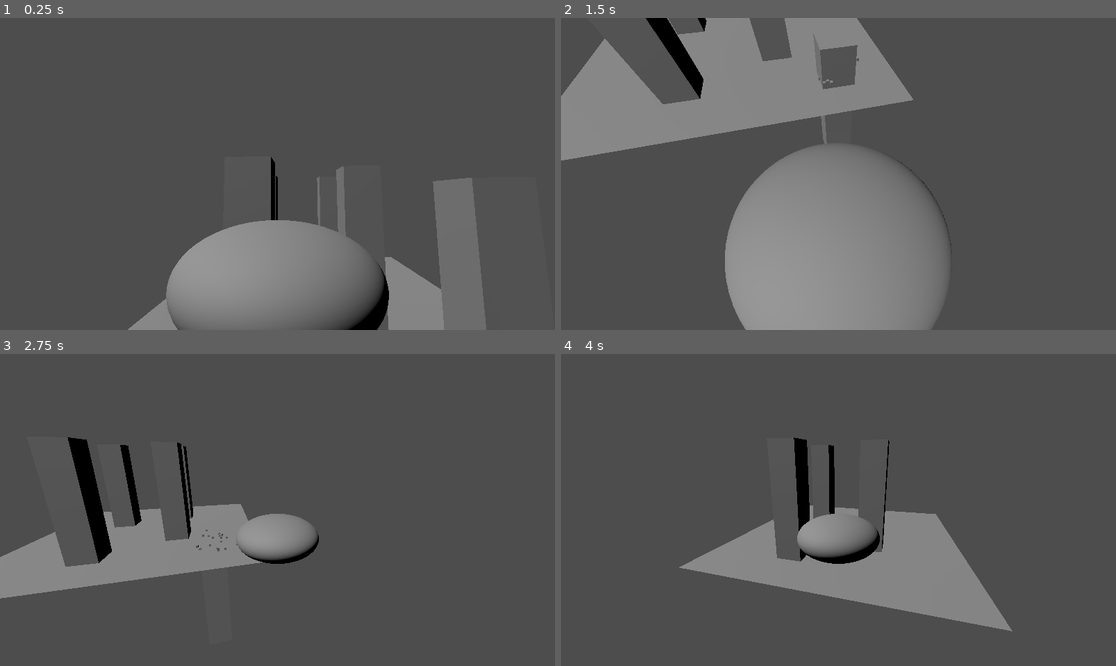
Above: before the commit, frames 1-4 (two rows, left to right).
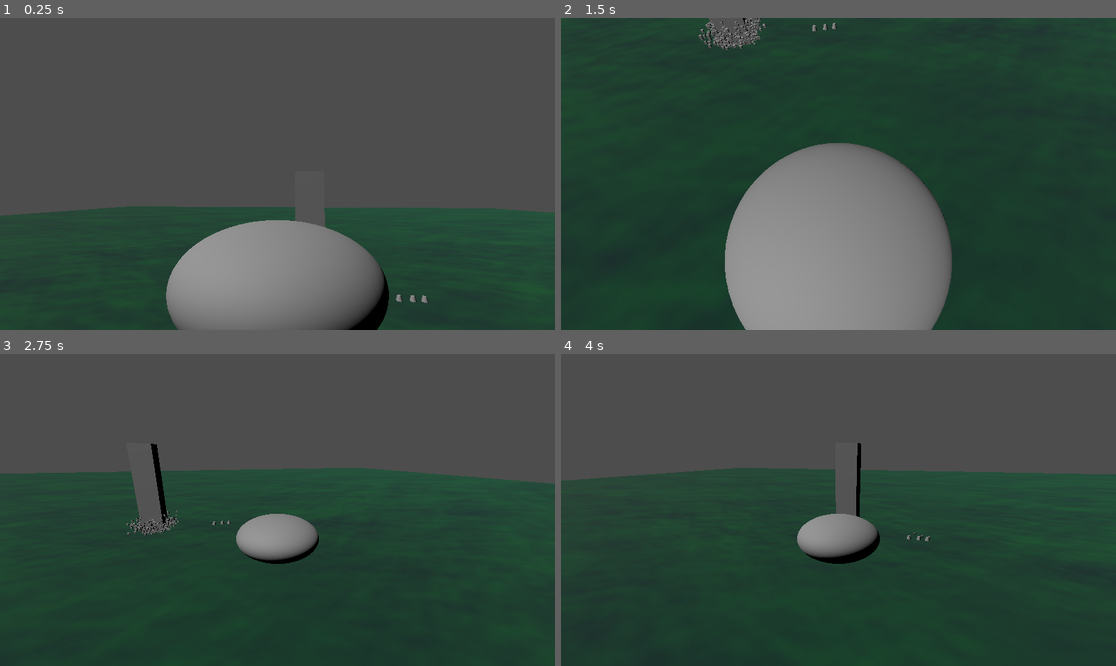
Above: after the commit, the same moments.

Repository: BSU-destroy-the-world/destroy_the_world
Game: Godot game, scene res://world_1/world_1.tscn
The game is run twice, just before and just after one commit, with the same random seed, the same clock (stepped at 60 frames per second) and the same inputs.
Inputs (mouse positions are in pixels of both pictures, inside the frame that each line leads up to):
- Up to frame 1 (0.25 s): no input
- Up to frame 2 (1.5 s): move the mouse to (960, 158) at 0.52 s; hold D (move_right) 0.53-1.28 s; click (960, 158) at 0.6 s; move the mouse to (727, 189) at 1.27 s; hold S (move_backward) from 1.28 s (still down); tap X (dodge) at 1.35 s
- Up to frame 3 (2.75 s): click (166, 525) at 1.55 s; move the mouse to (333, 441) at 2.02 s; release S (move_backward) at 2.03 s; hold D (move_right) from 2.03 s (still down); tap Down (look_down) at 2.1 s; click (333, 441) at 2.3 s
- Up to frame 4 (4 s): move the mouse to (810, 572) at 2.77 s; release D (move_right) at 2.78 s; hold W (move_forward) 2.78-3.53 s; tap Left (look_left) at 2.85 s; click (810, 572) at 3.05 s; move the mouse to (1005, 556) at 3.52 s; hold A (move_left) from 3.53 s (still down); tap Right (look_right) at 3.6 s; click (1005, 556) at 3.8 s

The runs differ from the first frame. In frame 1, 28% of the frame differs, in the area x 0-100%, y 44-100%; in frame 2, 79%, in the area x 0-100%, y 0-100%; in frame 3, 60%; in frame 4, 60%.

Commit message:
Add basic turrets
Signed-off-by: SquarePear <16364318+SquarePear@users.noreply.github.com>

Diff:
--- /dev/null
+++ b/project/turret/turret.gd
@@ -0,0 +1,18 @@
+extends StaticBody3D
+
+@export var target: Node3D
+
+@onready var barrel = $Barrel
+@onready var animation_player = $AnimationPlayer
+
+
+func _process(_delta):
+	barrel.look_at(target.global_transform.origin, Vector3.UP)
+
+
+func shoot():
+	print("shoot")
+
+
+func _on_shoot_timer_timeout():
+	animation_player.play("shoot")
--- /dev/null
+++ b/project/turret/turret.tscn
@@ -0,0 +1,149 @@
+[gd_scene load_steps=10 format=3 uid="uid://mkgrx18bhr46"]
+
+[ext_resource type="Script" path="res://turret/turret.gd" id="1_a1ec7"]
+
+[sub_resource type="CylinderMesh" id="CylinderMesh_a2rv0"]
+top_radius = 0.3
+height = 0.8
+
+[sub_resource type="BoxShape3D" id="BoxShape3D_0mvxq"]
+
+[sub_resource type="CylinderMesh" id="CylinderMesh_acutx"]
+top_radius = 0.1
+bottom_radius = 0.1
+height = 1.0
+
+[sub_resource type="StandardMaterial3D" id="StandardMaterial3D_homgf"]
+albedo_color = Color(0.372549, 0.372549, 0.372549, 1)
+
+[sub_resource type="SphereMesh" id="SphereMesh_18s8t"]
+material = SubResource("StandardMaterial3D_homgf")
+radius = 0.25
+height = 0.5
+
+[sub_resource type="Animation" id="Animation_jgjt7"]
+length = 0.001
+tracks/0/type = "value"
+tracks/0/imported = false
+tracks/0/enabled = true
+tracks/0/path = NodePath("Barrel/Slide:position")
+tracks/0/interp = 1
+tracks/0/loop_wrap = true
+tracks/0/keys = {
+"times": PackedFloat32Array(0),
+"transitions": PackedFloat32Array(1),
+"update": 0,
+"values": [Vector3(0, 0, 0)]
+}
+tracks/1/type = "value"
+tracks/1/imported = false
+tracks/1/enabled = true
+tracks/1/path = NodePath("Barrel/Slide/ProjectileSpawn/CPUParticles3D:emitting")
+tracks/1/interp = 1
+tracks/1/loop_wrap = true
+tracks/1/keys = {
+"times": PackedFloat32Array(0),
+"transitions": PackedFloat32Array(1),
+"update": 1,
+"values": [false]
+}
+
+[sub_resource type="Animation" id="Animation_fvk2e"]
+resource_name = "shoot"
+length = 1.5
+step = 0.05
+tracks/0/type = "method"
+tracks/0/imported = false
+tracks/0/enabled = true
+tracks/0/path = NodePath(".")
+tracks/0/interp = 1
+tracks/0/loop_wrap = true
+tracks/0/keys = {
+"times": PackedFloat32Array(0),
+"transitions": PackedFloat32Array(1),
+"values": [{
+"args": [],
+"method": &"shoot"
+}]
+}
+tracks/1/type = "value"
+tracks/1/imported = false
+tracks/1/enabled = true
+tracks/1/path = NodePath("Barrel/Slide:position")
+tracks/1/interp = 1
+tracks/1/loop_wrap = true
+tracks/1/keys = {
+"times": PackedFloat32Array(0, 0.05, 1),
+"transitions": PackedFloat32Array(1, 1, 1),
+"update": 0,
+"values": [Vector3(0, 0, 0), Vector3(0, 0, 0.3), Vector3(0, 0, 0)]
+}
+tracks/2/type = "value"
+tracks/2/imported = false
+tracks/2/enabled = true
+tracks/2/path = NodePath("Barrel/Slide/ProjectileSpawn/CPUParticles3D:emitting")
+tracks/2/interp = 1
+tracks/2/loop_wrap = true
+tracks/2/keys = {
+"times": PackedFloat32Array(0),
+"transitions": PackedFloat32Array(1),
+"update": 1,
+"values": [true]
+}
+
+[sub_resource type="AnimationLibrary" id="AnimationLibrary_afbgf"]
+_data = {
+"RESET": SubResource("Animation_jgjt7"),
+"shoot": SubResource("Animation_fvk2e")
+}
+
+[node name="Turret" type="StaticBody3D"]
+script = ExtResource("1_a1ec7")
+
+[node name="MeshInstance3D" type="MeshInstance3D" parent="."]
+transform = Transform3D(1, 0, 0, 0, 1, 0, 0, 0, 1, 0, 0.4, 0)
+mesh = SubResource("CylinderMesh_a2rv0")
+
+[node name="CollisionShape3D" type="CollisionShape3D" parent="."]
+transform = Transform3D(1, 0, 0, 0, 1, 0, 0, 0, 1, 0, 0.5, 0)
+shape = SubResource("BoxShape3D_0mvxq")
+
+[node name="Barrel" type="Node3D" parent="."]
+transform = Transform3D(1, 0, 0, 0, -4.37114e-08, -1, 0, 1, -4.37114e-08, 0, 0.6, 0)
+
+[node name="Slide" type="Node3D" parent="Barrel"]
+
+[node name="MeshInstance3D" type="MeshInstance3D" parent="Barrel/Slide"]
+transform = Transform3D(1, 0, 0, 0, -4.37114e-08, -1, 0, 1, -4.37114e-08, 0, 0, -0.5)
+mesh = SubResource("CylinderMesh_acutx")
+skeleton = NodePath("../../..")
+
+[node name="ProjectileSpawn" type="Marker3D" parent="Barrel/Slide"]
+transform = Transform3D(1, 0, 0, 0, 1, 0, 0, 0, 1, 0, 5.32907e-15, -0.9)
+
+[node name="CPUParticles3D" type="CPUParticles3D" parent="Barrel/Slide/ProjectileSpawn"]
+emitting = false
+amount = 1
+one_shot = true
+explosiveness = 1.0
+mesh = SubResource("SphereMesh_18s8t")
+emission_shape = 1
+emission_sphere_radius = 0.1
+direction = Vector3(0, 0, -1)
+spread = 20.0
+gravity = Vector3(0, 1, 0)
+initial_velocity_min = 0.1
+initial_velocity_max = 3.0
+angle_max = 360.0
+color = Color(1, 0.247059, 0.113725, 1)
+
+[node name="ShootTimer" type="Timer" parent="."]
+wait_time = 3.0
+autostart = true
+
+[node name="AnimationPlayer" type="AnimationPlayer" parent="."]
+libraries = {
+"": SubResource("AnimationLibrary_afbgf")
+}
+
+[connection signal="timeout" from="ShootTimer" to="." method="_on_shoot_timer_timeout"]
--- a/project/world_1/world_1.tscn
+++ b/project/world_1/world_1.tscn
@@ -1,10 +1,25 @@
-[gd_scene load_steps=5 format=3 uid="uid://0qaklcemfar0"]
+[gd_scene load_steps=9 format=3 uid="uid://0qaklcemfar0"]
 
 [ext_resource type="PackedScene" uid="uid://rl3xprstjp30" path="res://ship/ship.tscn" id="1_8bswx"]
 [ext_resource type="PackedScene" uid="uid://bk8n1ede05bb0" path="res://building/building.tscn" id="2_yk2g2"]
+[ext_resource type="PackedScene" uid="uid://mkgrx18bhr46" path="res://turret/turret.tscn" id="3_lovrw"]
+
+[sub_resource type="FastNoiseLite" id="FastNoiseLite_4oqny"]
+
+[sub_resource type="NoiseTexture2D" id="NoiseTexture2D_88e5l"]
+width = 1024
+height = 1024
+seamless = true
+as_normal_map = true
+noise = SubResource("FastNoiseLite_4oqny")
+
+[sub_resource type="StandardMaterial3D" id="StandardMaterial3D_7xqlj"]
+albedo_color = Color(0, 0.462745, 0.14902, 1)
+albedo_texture = SubResource("NoiseTexture2D_88e5l")
 
 [sub_resource type="PlaneMesh" id="PlaneMesh_x3bjd"]
-size = Vector2(50, 50)
+material = SubResource("StandardMaterial3D_7xqlj")
+size = Vector2(500, 500)
 
 [sub_resource type="ConcavePolygonShape3D" id="ConcavePolygonShape3D_kmk48"]
 data = PackedVector3Array(25, 0, 25, -25, 0, 25, 25, 0, -25, -25, 0, 25, -25, 0, -25, 25, 0, -25)
@@ -25,25 +40,416 @@
 [node name="DirectionalLight3D" type="DirectionalLight3D" parent="."]
 transform = Transform3D(0.398182, 0.753744, -0.522801, -0.0665359, 0.592161, 0.803068, 0.91489, -0.284982, 0.285939, 0, 16.6962, 0)
 
-[node name="Area3D" type="Area3D" parent="."]
-
-[node name="MeshInstance3D" type="MeshInstance3D" parent="Area3D"]
-
-[node name="CollisionShape3D" type="CollisionShape3D" parent="Area3D"]
-
 [node name="Buildings" type="Node3D" parent="."]
 
 [node name="building" parent="Buildings" instance=ExtResource("2_yk2g2")]
-transform = Transform3D(1, 0, 0, 0, 1, 0, 0, 0, 1, -7.5734, -1.90735e-06, 14.6592)
 
 [node name="building2" parent="Buildings" instance=ExtResource("2_yk2g2")]
-transform = Transform3D(1, 0, 0, 0, 1, 0, 0, 0, 1, -9.07773, 3.8147e-06, -7.37495)
 
 [node name="building3" parent="Buildings" instance=ExtResource("2_yk2g2")]
-transform = Transform3D(1, 0, 0, 0, 1, 0, 0, 0, 1, 6.79134, 0, 6.68909)
 
 [node name="building4" parent="Buildings" instance=ExtResource("2_yk2g2")]
-transform = Transform3D(1, 0, 0, 0, 1, 0, 0, 0, 1, 15.2284, 0, 16.8309)
 
 [node name="building5" parent="Buildings" instance=ExtResource("2_yk2g2")]
-transform = Transform3D(1, 0, 0, 0, 1, 0, 0, 0, 1, 5.49571, 0, -10.2928)
+
+[node name="building6" parent="Buildings" instance=ExtResource("2_yk2g2")]
+
+[node name="building7" parent="Buildings" instance=ExtResource("2_yk2g2")]
+
+[node name="building8" parent="Buildings" instance=ExtResource("2_yk2g2")]
+
+[node name="building9" parent="Buildings" instance=ExtResource("2_yk2g2")]
+
+[node name="building10" parent="Buildings" instance=ExtResource("2_yk2g2")]
+
+[node name="building11" parent="Buildings" instance=ExtResource("2_yk2g2")]
+
+[node name="building12" parent="Buildings" instance=ExtResource("2_yk2g2")]
+
+[node name="building13" parent="Buildings" instance=ExtResource("2_yk2g2")]
+
+[node name="building14" parent="Buildings" instance=ExtResource("2_yk2g2")]
+
+[node name="building15" parent="Buildings" instance=ExtResource("2_yk2g2")]
+
+[node name="building16" parent="Buildings" instance=ExtResource("2_yk2g2")]
+
+[node name="building17" parent="Buildings" instance=ExtResource("2_yk2g2")]
+
+[node name="building18" parent="Buildings" instance=ExtResource("2_yk2g2")]
+
+[node name="building19" parent="Buildings" instance=ExtResource("2_yk2g2")]
+
+[node name="building20" parent="Buildings" instance=ExtResource("2_yk2g2")]
+
+[node name="building21" parent="Buildings" instance=ExtResource("2_yk2g2")]
+
+[node name="building22" parent="Buildings" instance=ExtResource("2_yk2g2")]
+
+[node name="building23" parent="Buildings" instance=ExtResource("2_yk2g2")]
+
+[node name="building24" parent="Buildings" instance=ExtResource("2_yk2g2")]
+
+[node name="building25" parent="Buildings" instance=ExtResource("2_yk2g2")]
+
+[node name="building26" parent="Buildings" instance=ExtResource("2_yk2g2")]
+
+[node name="building27" parent="Buildings" instance=ExtResource("2_yk2g2")]
+
+[node name="building28" parent="Buildings" instance=ExtResource("2_yk2g2")]
+
+[node name="building29" parent="Buildings" instance=ExtResource("2_yk2g2")]
+
+[node name="building30" parent="Buildings" instance=ExtResource("2_yk2g2")]
+
+[node name="building31" parent="Buildings" instance=ExtResource("2_yk2g2")]
+
+[node name="building32" parent="Buildings" instance=ExtResource("2_yk2g2")]
+
+[node name="building33" parent="Buildings" instance=ExtResource("2_yk2g2")]
+
+[node name="building34" parent="Buildings" instance=ExtResource("2_yk2g2")]
+
+[node name="building35" parent="Buildings" instance=ExtResource("2_yk2g2")]
+
+[node name="building36" parent="Buildings" instance=ExtResource("2_yk2g2")]
+
+[node name="building37" parent="Buildings" instance=ExtResource("2_yk2g2")]
+
+[node name="building38" parent="Buildings" instance=ExtResource("2_yk2g2")]
+
+[node name="building39" parent="Buildings" instance=ExtResource("2_yk2g2")]
+
+[node name="building40" parent="Buildings" instance=ExtResource("2_yk2g2")]
+
+[node name="building41" parent="Buildings" instance=ExtResource("2_yk2g2")]
+
+[node name="building42" parent="Buildings" instance=ExtResource("2_yk2g2")]
+
+[node name="building43" parent="Buildings" instance=ExtResource("2_yk2g2")]
+
+[node name="building44" parent="Buildings" instance=ExtResource("2_yk2g2")]
+
+[node name="building45" parent="Buildings" instance=ExtResource("2_yk2g2")]
+
+[node name="building46" parent="Buildings" instance=ExtResource("2_yk2g2")]
+
+[node name="building47" parent="Buildings" instance=ExtResource("2_yk2g2")]
+
+[node name="building48" parent="Buildings" instance=ExtResource("2_yk2g2")]
+
+[node name="building49" parent="Buildings" instance=ExtResource("2_yk2g2")]
+
+[node name="building50" parent="Buildings" instance=ExtResource("2_yk2g2")]
+
+[node name="building51" parent="Buildings" instance=ExtResource("2_yk2g2")]
+
+[node name="building52" parent="Buildings" instance=ExtResource("2_yk2g2")]
+
+[node name="building53" parent="Buildings" instance=ExtResource("2_yk2g2")]
+
+[node name="building54" parent="Buildings" instance=ExtResource("2_yk2g2")]
+
+[node name="building55" parent="Buildings" instance=ExtResource("2_yk2g2")]
+
+[node name="building56" parent="Buildings" instance=ExtResource("2_yk2g2")]
+
+[node name="building57" parent="Buildings" instance=ExtResource("2_yk2g2")]
+
+[node name="building58" parent="Buildings" instance=ExtResource("2_yk2g2")]
+
+[node name="building59" parent="Buildings" instance=ExtResource("2_yk2g2")]
+
+[node name="building60" parent="Buildings" instance=ExtResource("2_yk2g2")]
+
+[node name="building61" parent="Buildings" instance=ExtResource("2_yk2g2")]
+
+[node name="building62" parent="Buildings" instance=ExtResource("2_yk2g2")]
+
+[node name="building63" parent="Buildings" instance=ExtResource("2_yk2g2")]
+
+[node name="building64" parent="Buildings" instance=ExtResource("2_yk2g2")]
+
+[node name="building65" parent="Buildings" instance=ExtResource("2_yk2g2")]
+
+[node name="building66" parent="Buildings" instance=ExtResource("2_yk2g2")]
+
+[node name="building67" parent="Buildings" instance=ExtResource("2_yk2g2")]
+
+[node name="building68" parent="Buildings" instance=ExtResource("2_yk2g2")]
+
+[node name="building69" parent="Buildings" instance=ExtResource("2_yk2g2")]
+
+[node name="building70" parent="Buildings" instance=ExtResource("2_yk2g2")]
+
+[node name="building71" parent="Buildings" instance=ExtResource("2_yk2g2")]
+
+[node name="building72" parent="Buildings" instance=ExtResource("2_yk2g2")]
+
+[node name="building73" parent="Buildings" instance=ExtResource("2_yk2g2")]
+
+[node name="building74" parent="Buildings" instance=ExtResource("2_yk2g2")]
+
+[node name="building75" parent="Buildings" instance=ExtResource("2_yk2g2")]
+
+[node name="building76" parent="Buildings" instance=ExtResource("2_yk2g2")]
+
+[node name="building77" parent="Buildings" instance=ExtResource("2_yk2g2")]
+
+[node name="building78" parent="Buildings" instance=ExtResource("2_yk2g2")]
+
+[node name="building79" parent="Buildings" instance=ExtResource("2_yk2g2")]
+
+[node name="building80" parent="Buildings" instance=ExtResource("2_yk2g2")]
+
+[node name="building81" parent="Buildings" instance=ExtResource("2_yk2g2")]
+
+[node name="building82" parent="Buildings" instance=ExtResource("2_yk2g2")]
+
+[node name="building83" parent="Buildings" instance=ExtResource("2_yk2g2")]
+
+[node name="building84" parent="Buildings" instance=ExtResource("2_yk2g2")]
+
+[node name="building85" parent="Buildings" instance=ExtResource("2_yk2g2")]
+
+[node name="building86" parent="Buildings" instance=ExtResource("2_yk2g2")]
+
+[node name="building87" parent="Buildings" instance=ExtResource("2_yk2g2")]
+
+[node name="building88" parent="Buildings" instance=ExtResource("2_yk2g2")]
+
+[node name="building89" parent="Buildings" instance=ExtResource("2_yk2g2")]
+
+[node name="building90" parent="Buildings" instance=ExtResource("2_yk2g2")]
+
+[node name="building91" parent="Buildings" instance=ExtResource("2_yk2g2")]
+
+[node name="building92" parent="Buildings" instance=ExtResource("2_yk2g2")]
+
+[node name="building93" parent="Buildings" instance=ExtResource("2_yk2g2")]
+
+[node name="building94" parent="Buildings" instance=ExtResource("2_yk2g2")]
+
+[node name="building95" parent="Buildings" instance=ExtResource("2_yk2g2")]
+
+[node name="building96" parent="Buildings" instance=ExtResource("2_yk2g2")]
+
+[node name="building97" parent="Buildings" instance=ExtResource("2_yk2g2")]
+
+[node name="building98" parent="Buildings" instance=ExtResource("2_yk2g2")]
+
+[node name="building99" parent="Buildings" instance=ExtResource("2_yk2g2")]
+
+[node name="building100" parent="Buildings" instance=ExtResource("2_yk2g2")]
+
+[node name="building101" parent="Buildings" instance=ExtResource("2_yk2g2")]
+
+[node name="building102" parent="Buildings" instance=ExtResource("2_yk2g2")]
+
+[node name="building103" parent="Buildings" instance=ExtResource("2_yk2g2")]
+
+[node name="building104" parent="Buildings" instance=ExtResource("2_yk2g2")]
+
+[node name="building105" parent="Buildings" instance=ExtResource("2_yk2g2")]
+
+[node name="building106" parent="Buildings" instance=ExtResource("2_yk2g2")]
+
+[node name="building107" parent="Buildings" instance=ExtResource("2_yk2g2")]
+
+[node name="building108" parent="Buildings" instance=ExtResource("2_yk2g2")]
+
+[node name="building109" parent="Buildings" instance=ExtResource("2_yk2g2")]
+
+[node name="building110" parent="Buildings" instance=ExtResource("2_yk2g2")]
+
+[node name="building111" parent="Buildings" instance=ExtResource("2_yk2g2")]
+
+[node name="building112" parent="Buildings" instance=ExtResource("2_yk2g2")]
+
+[node name="building113" parent="Buildings" instance=ExtResource("2_yk2g2")]
+
+[node name="building114" parent="Buildings" instance=ExtResource("2_yk2g2")]
+
+[node name="building115" parent="Buildings" instance=ExtResource("2_yk2g2")]
+
+[node name="building116" parent="Buildings" instance=ExtResource("2_yk2g2")]
+
+[node name="building117" parent="Buildings" instance=ExtResource("2_yk2g2")]
+
+[node name="building118" parent="Buildings" instance=ExtResource("2_yk2g2")]
+
+[node name="building119" parent="Buildings" instance=ExtResource("2_yk2g2")]
+
+[node name="building120" parent="Buildings" instance=ExtResource("2_yk2g2")]
+
+[node name="building121" parent="Buildings" instance=ExtResource("2_yk2g2")]
+
+[node name="building122" parent="Buildings" instance=ExtResource("2_yk2g2")]
+
+[node name="building123" parent="Buildings" instance=ExtResource("2_yk2g2")]
+
+[node name="building124" parent="Buildings" instance=ExtResource("2_yk2g2")]
+
+[node name="building125" parent="Buildings" instance=ExtResource("2_yk2g2")]
+
+[node name="building126" parent="Buildings" instance=ExtResource("2_yk2g2")]
+
+[node name="building127" parent="Buildings" instance=ExtResource("2_yk2g2")]
+
+[node name="building128" parent="Buildings" instance=ExtResource("2_yk2g2")]
+
+[node name="building129" parent="Buildings" instance=ExtResource("2_yk2g2")]
+
+[node name="building130" parent="Buildings" instance=ExtResource("2_yk2g2")]
+
+[node name="building131" parent="Buildings" instance=ExtResource("2_yk2g2")]
+
+[node name="building132" parent="Buildings" instance=ExtResource("2_yk2g2")]
+
+[node name="building133" parent="Buildings" instance=ExtResource("2_yk2g2")]
+
+[node name="building134" parent="Buildings" instance=ExtResource("2_yk2g2")]
+
+[node name="building135" parent="Buildings" instance=ExtResource("2_yk2g2")]
+
+[node name="building136" parent="Buildings" instance=ExtResource("2_yk2g2")]
+
+[node name="building137" parent="Buildings" instance=ExtResource("2_yk2g2")]
+
+[node name="building138" parent="Buildings" instance=ExtResource("2_yk2g2")]
+
+[node name="building139" parent="Buildings" instance=ExtResource("2_yk2g2")]
+
+[node name="building140" parent="Buildings" instance=ExtResource("2_yk2g2")]
+
+[node name="building141" parent="Buildings" instance=ExtResource("2_yk2g2")]
+
+[node name="building142" parent="Buildings" instance=ExtResource("2_yk2g2")]
+
+[node name="building143" parent="Buildings" instance=ExtResource("2_yk2g2")]
+
+[node name="building144" parent="Buildings" instance=ExtResource("2_yk2g2")]
+
+[node name="building145" parent="Buildings" instance=ExtResource("2_yk2g2")]
+
+[node name="building146" parent="Buildings" instance=ExtResource("2_yk2g2")]
+
+[node name="building147" parent="Buildings" instance=ExtResource("2_yk2g2")]
+
+[node name="building148" parent="Buildings" instance=ExtResource("2_yk2g2")]
+
+[node name="building149" parent="Buildings" instance=ExtResource("2_yk2g2")]
+
+[node name="building150" parent="Buildings" instance=ExtResource("2_yk2g2")]
+
+[node name="building151" parent="Buildings" instance=ExtResource("2_yk2g2")]
+
+[node name="building152" parent="Buildings" instance=ExtResource("2_yk2g2")]
+
+[node name="building153" parent="Buildings" instance=ExtResource("2_yk2g2")]
+
+[node name="building154" parent="Buildings" instance=ExtResource("2_yk2g2")]
+
+[node name="building155" parent="Buildings" instance=ExtResource("2_yk2g2")]
+
+[node name="building156" parent="Buildings" instance=ExtResource("2_yk2g2")]
+
+[node name="building157" parent="Buildings" instance=ExtResource("2_yk2g2")]
+
+[node name="building158" parent="Buildings" instance=ExtResource("2_yk2g2")]
+
+[node name="building159" parent="Buildings" instance=ExtResource("2_yk2g2")]
+
+[node name="building160" parent="Buildings" instance=ExtResource("2_yk2g2")]
+
+[node name="building161" parent="Buildings" instance=ExtResource("2_yk2g2")]
+
+[node name="building162" parent="Buildings" instance=ExtResource("2_yk2g2")]
+
+[node name="building163" parent="Buildings" instance=ExtResource("2_yk2g2")]
+
+[node name="building164" parent="Buildings" instance=ExtResource("2_yk2g2")]
+
+[node name="building165" parent="Buildings" instance=ExtResource("2_yk2g2")]
+
+[node name="building166" parent="Buildings" instance=ExtResource("2_yk2g2")]
+
+[node name="building167" parent="Buildings" instance=ExtResource("2_yk2g2")]
+
+[node name="building168" parent="Buildings" instance=ExtResource("2_yk2g2")]
+
+[node name="building169" parent="Buildings" instance=ExtResource("2_yk2g2")]
+
+[node name="building170" parent="Buildings" instance=ExtResource("2_yk2g2")]
+
+[node name="building171" parent="Buildings" instance=ExtResource("2_yk2g2")]
+
+[node name="building172" parent="Buildings" instance=ExtResource("2_yk2g2")]
+
+[node name="building173" parent="Buildings" instance=ExtResource("2_yk2g2")]
+
+[node name="building174" parent="Buildings" instance=ExtResource("2_yk2g2")]
+
+[node name="building175" parent="Buildings" instance=ExtResource("2_yk2g2")]
+
+[node name="building176" parent="Buildings" instance=ExtResource("2_yk2g2")]
+
+[node name="building177" parent="Buildings" instance=ExtResource("2_yk2g2")]
+
+[node name="building178" parent="Buildings" instance=ExtResource("2_yk2g2")]
+
+[node name="building179" parent="Buildings" instance=ExtResource("2_yk2g2")]
+
+[node name="building180" parent="Buildings" instance=ExtResource("2_yk2g2")]
+
+[node name="building181" parent="Buildings" instance=ExtResource("2_yk2g2")]
+
+[node name="building182" parent="Buildings" instance=ExtResource("2_yk2g2")]
+
+[node name="building183" parent="Buildings" instance=ExtResource("2_yk2g2")]
+
+[node name="building184" parent="Buildings" instance=ExtResource("2_yk2g2")]
+
+[node name="building185" parent="Buildings" instance=ExtResource("2_yk2g2")]
+
+[node name="building186" parent="Buildings" instance=ExtResource("2_yk2g2")]
+
+[node name="building187" parent="Buildings" instance=ExtResource("2_yk2g2")]
+
+[node name="building188" parent="Buildings" instance=ExtResource("2_yk2g2")]
+
+[node name="building189" parent="Buildings" instance=ExtResource("2_yk2g2")]
+
+[node name="building190" parent="Buildings" instance=ExtResource("2_yk2g2")]
+
+[node name="building191" parent="Buildings" instance=ExtResource("2_yk2g2")]
+
+[node name="building192" parent="Buildings" instance=ExtResource("2_yk2g2")]
+
+[node name="building193" parent="Buildings" instance=ExtResource("2_yk2g2")]
+
+[node name="building194" parent="Buildings" instance=ExtResource("2_yk2g2")]
+
+[node name="building195" parent="Buildings" instance=ExtResource("2_yk2g2")]
+
+[node name="building196" parent="Buildings" instance=ExtResource("2_yk2g2")]
+
+[node name="building197" parent="Buildings" instance=ExtResource("2_yk2g2")]
+
+[node name="building198" parent="Buildings" instance=ExtResource("2_yk2g2")]
+
+[node name="building199" parent="Buildings" instance=ExtResource("2_yk2g2")]
+
+[node name="building200" parent="Buildings" instance=ExtResource("2_yk2g2")]
+
+[node name="Turret" parent="." node_paths=PackedStringArray("target") instance=ExtResource("3_lovrw")]
+transform = Transform3D(1, 0, 0, 0, 1, 0, 0, 0, 1, 17.2831, 0, 0)
+target = NodePath("../ship")
+
+[node name="Turret2" parent="." node_paths=PackedStringArray("target") instance=ExtResource("3_lovrw")]
+transform = Transform3D(1, 0, 0, 0, 1, 0, 0, 0, 1, 19.1598, 0, 0)
+target = NodePath("../ship")
+
+[node name="Turret3" parent="." node_paths=PackedStringArray("target") instance=ExtResource("3_lovrw")]
+transform = Transform3D(1, 0, 0, 0, 1, 0, 0, 0, 1, 15.0446, 0, 0)
+target = NodePath("../ship")
